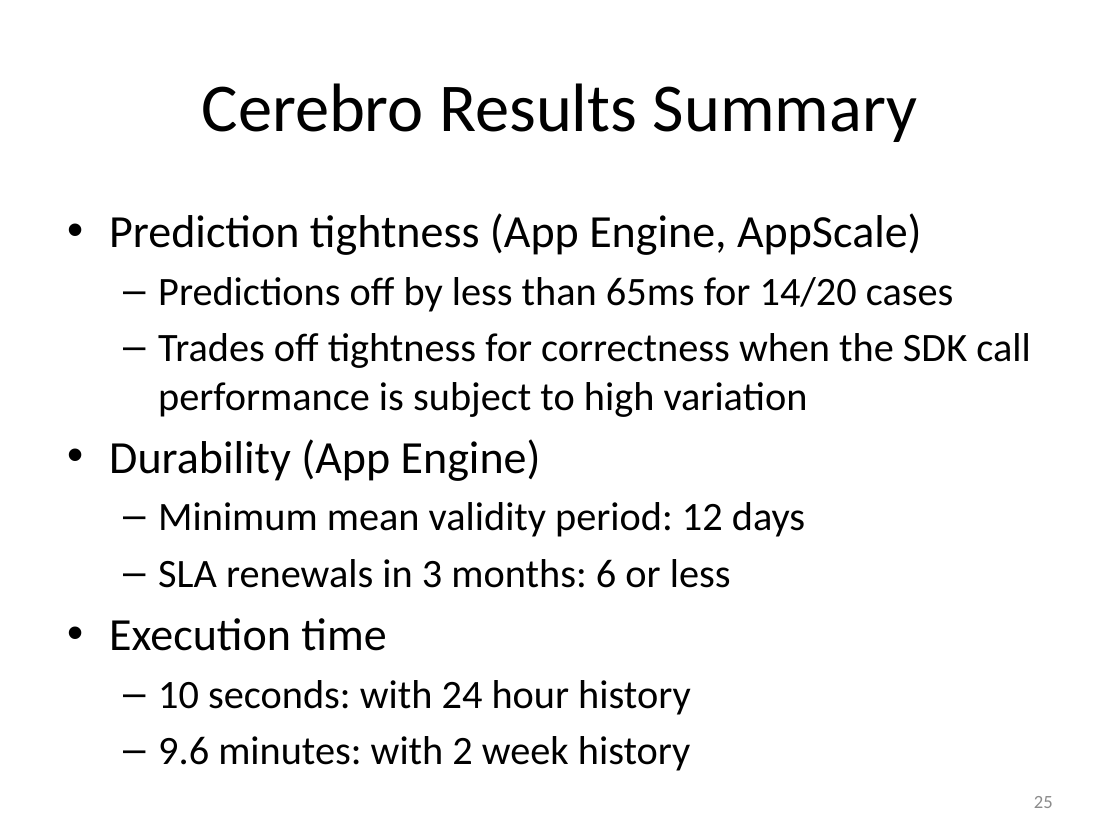
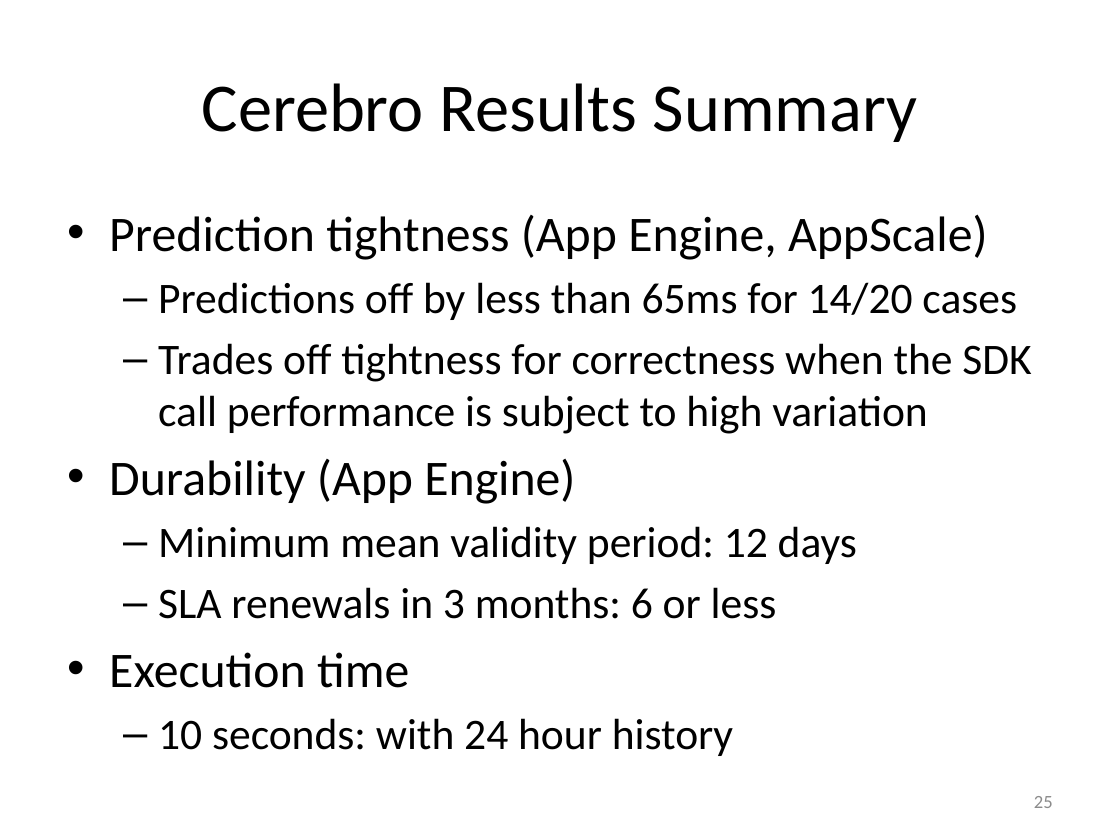
Before and after one commit to Dithn/eager-appscale, a slide deck: slide 25 of Eager/elk-experiment/appserver/system_design.pptx. Drawn at 1120x840 pixels with LibreOffice and Linux fonts; fonts in the diff are those of the drawing. Boxes give left, top, right and bottom in pixels: in the first picture for what was removed or moved away, otherwise in the second. Text is boxed around its words. In the diff, an @@ line names an element or a change of style, - is before the commit and + after.

```diff
--- a/Eager/elk-experiment/appserver/system_design.pptx
+++ b/Eager/elk-experiment/appserver/system_design.pptx
@@ text "Prediction tightness (App Engine, AppScale)" at (x1=109, y1=214, x2=1031, y2=756): size 29.6 to 32 pt in "Prediction tightness (App Engine, AppScale)", "Durability (App Engine)", "Execution time"; size 25.9 to 28 pt in "Predictions off by less than 65ms for ...", "Trades off tightness for correctness when the ...", "Minimum mean validity period: 12 days", "SLA renewals in 3 months: 6 or ..." and 1 more places @@
@@ text at (x1=158, y1=736, x2=691, y2=771): paragraph removed @@
-  – 9.6 minutes: with 2 week history
```
Also in this commit, not shown: 1 other slide changed.
